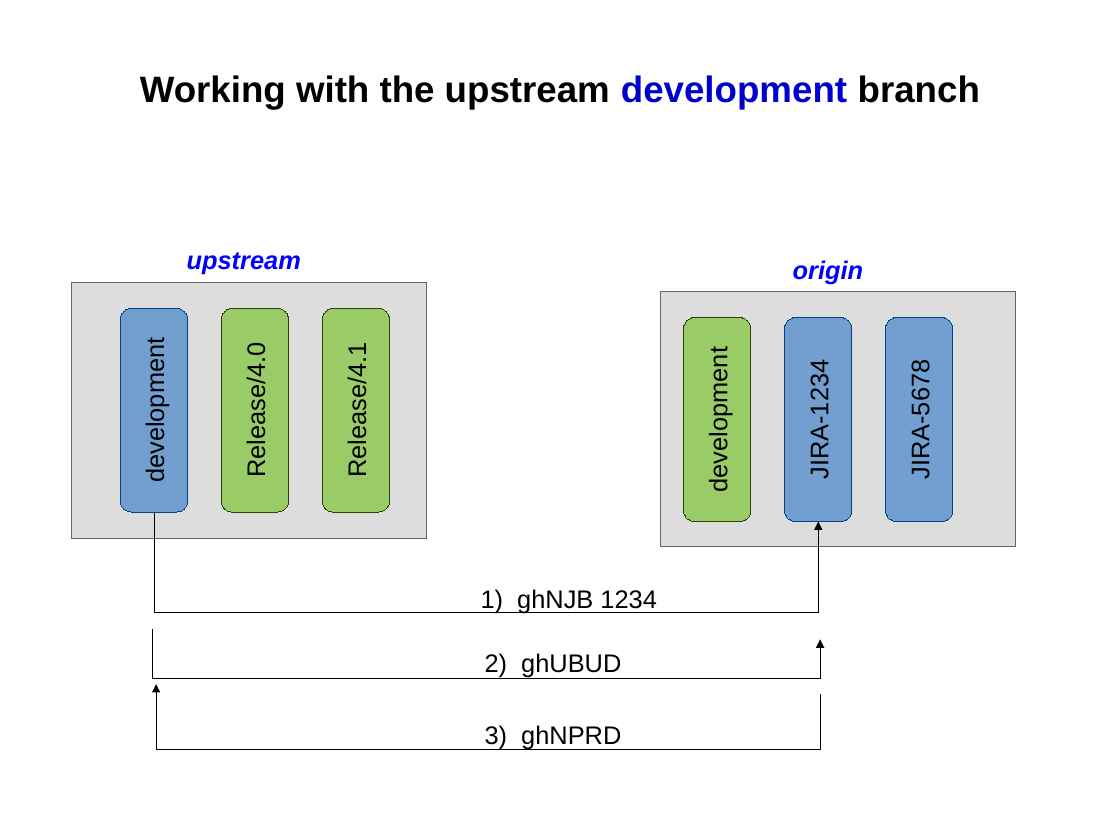
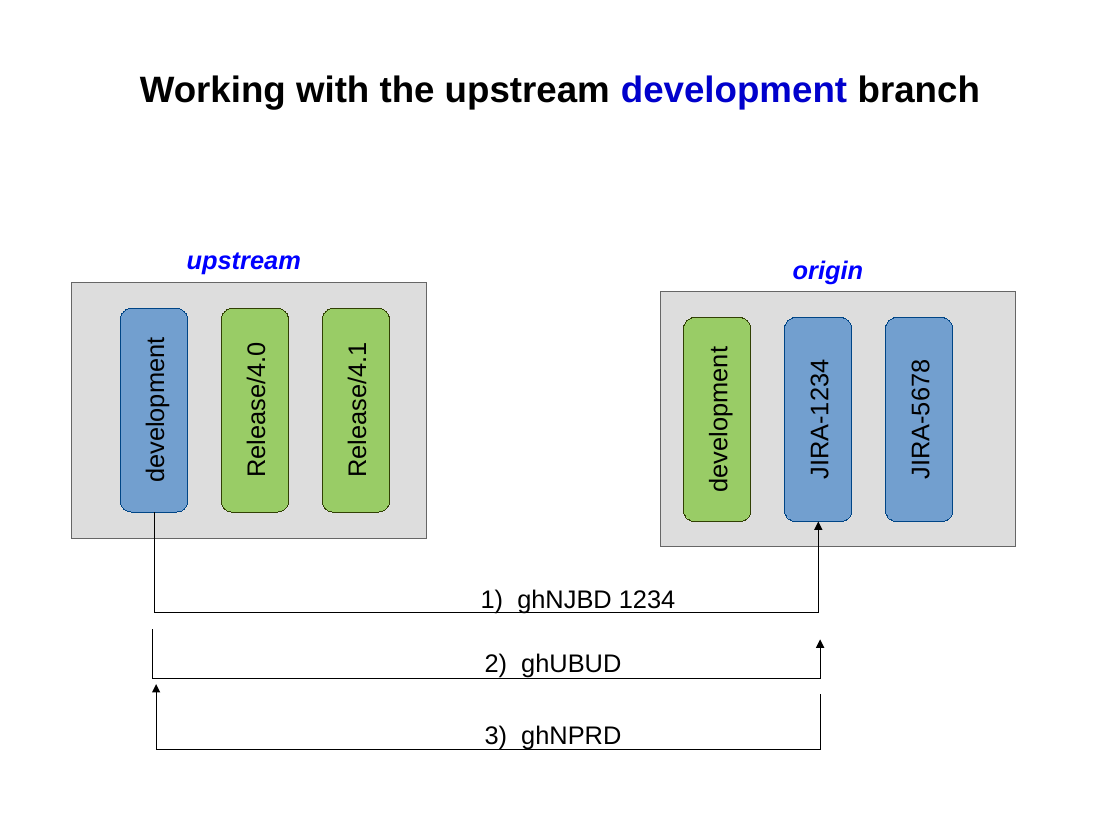
Before and after one commit to SiliconValleyOffice/GitHelp, a slide deck: slide 3 of Documents/RepositoryManagement.odp. Drawn at 1120x840 pixels with LibreOffice and Linux fonts; fonts in the diff are those of the drawing. Boxes give left, top, right and bottom in pixels: in the first picture for what was removed or moved away, otherwise in the second. Text is boxed around its words. In the diff, an @@ line names an element or a change of style, - is before the commit and + after.

```diff
--- a/Documents/RepositoryManagement.odp
+++ b/Documents/RepositoryManagement.odp
@@ text at (481, 589, 675, 613): text changed @@
-1) ghNJB 1234
+1) ghNJBD 1234
```
Also in this commit, not shown: 3 other slides changed, 7 other files.
